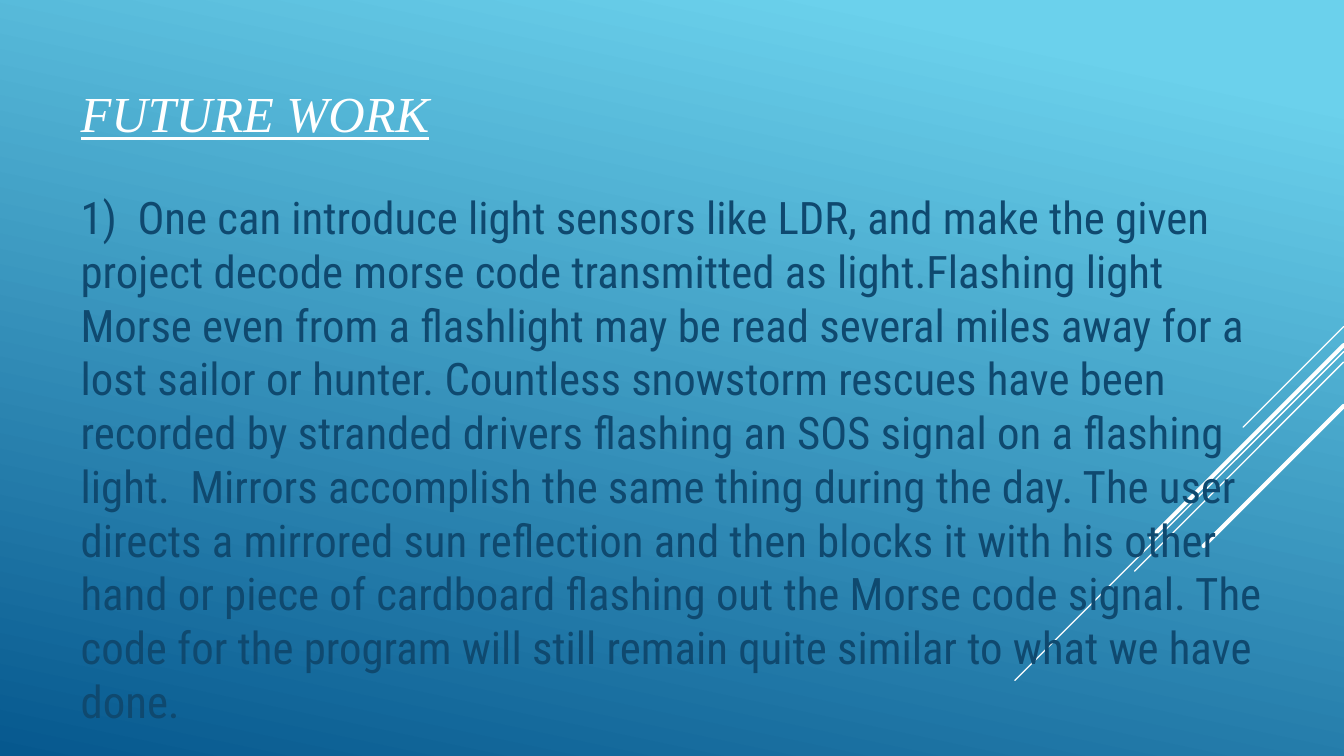
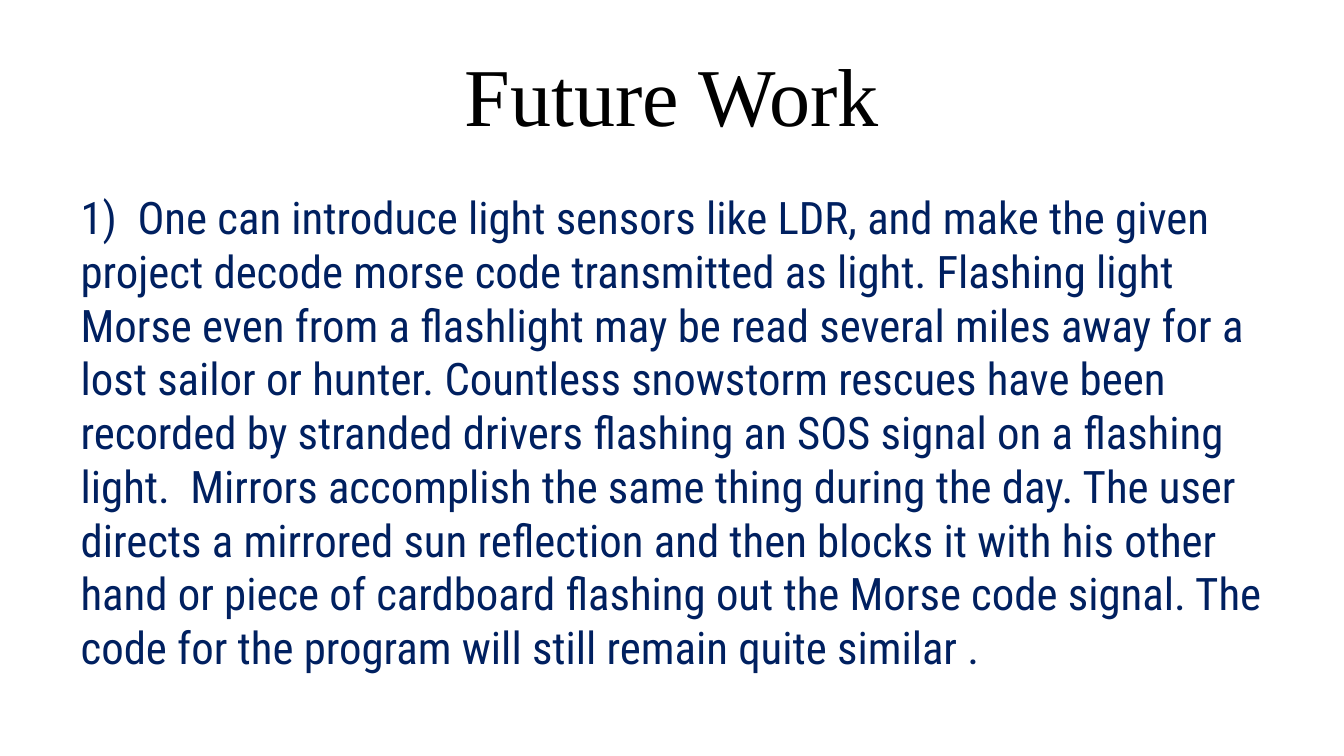
Before and after one commit to ajinkyagorad/CS101_MorseCodeDecoder, a slide deck: slide 12 of Presentation.pptx (slide 10 before the commit). Drawn at 1344x756 pixels with LibreOffice and Linux fonts; fonts in the diff are those of the drawing. Boxes give left, top, right and bottom in pixels: in the first picture for what was removed or moved away, otherwise in the second. Text is boxed around its words. In the diff, an @@ line names an element or a change of style, - is before the commit and + after.

Commit message:
updated presentation

```diff
--- a/Presentation.pptx
+++ b/Presentation.pptx
@@ background gradient #6ED2EB to #06588E to #FFFFFF @@
@@ title at [465,69,879,128]: text changed; size 27 to 44 pt; text colour #FFFFFF to #000000; italic off @@
-FUTURE WORK
+Future Work
@@ text at [81,198,1261,674]: text changed; text colour #0F496F to #002060 @@
-1) One can introduce light sensors like LDR, and make the given project decode morse code transmitted as light.Flashing light Morse even from a flashlight may be read several miles away for a lost sailor or hunter. Countless snowstorm rescues have been recorded by stranded drivers flashing an SOS signal on a flashing light. Mirrors accomplish the same thing during the day. The user directs a mirrored sun reflection and then blocks it with his other hand or piece of cardboard flashing out the Morse code signal. The code for the program will still remain quite similar to what we have done.
+1) One can introduce light sensors like LDR, and make the given project decode morse code transmitted as light. Flashing light Morse even from a flashlight may be read several miles away for a lost sailor or hunter. Countless snowstorm rescues have been recorded by stranded drivers flashing an SOS signal on a flashing light. Mirrors accomplish the same thing during the day. The user directs a mirrored sun reflection and then blocks it with his other hand or piece of cardboard flashing out the Morse code signal. The code for the program will still remain quite similar .
@@ group removed at [1015,327,1344,680]: 5 lines @@
```
Also in this commit, not shown: 10 other slides changed, 4 slides added, 2 slides removed, 27 other files.
